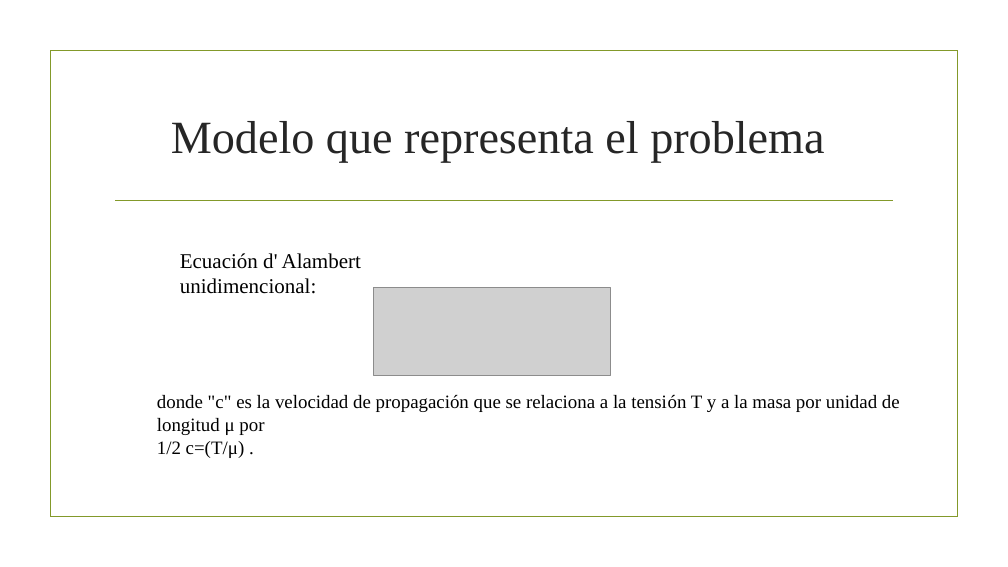
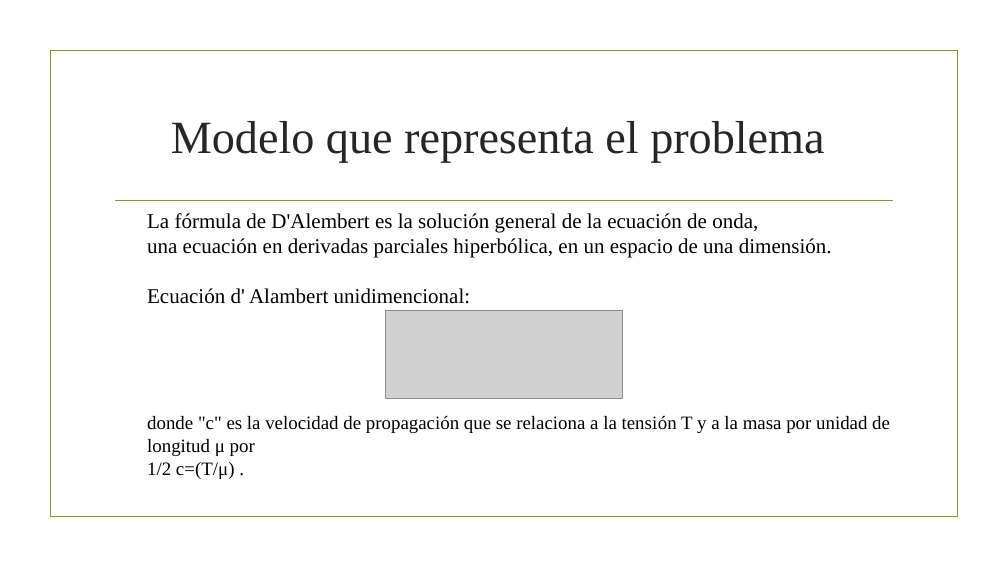
Before and after one commit to anarodriguezrod/Proyecto2SM, a slide deck: slide 5 of Presentación1.pptx. Drawn at 1008x567 pixels with LibreOffice and Linux fonts; fonts in the diff are those of the drawing; grey boxes stand for pictures; background and template pictures are left out. Boxes give left, top, right and bottom in pixels: in the first picture for what was removed or moved away, otherwise in the second. Text is boxed around its words. In the diff, an @@ line names an element or a change of style, - is before the commit and + after.

```diff
--- a/Presentación1.pptx
+++ b/Presentación1.pptx
@@ text "La fórmula de D'Alembert es ...": place and size @@
-text "La fórmula de D'Alembert es ..." at (180,253,361,294)
+text "La fórmula de D'Alembert es ..." at (147,213,832,304)
@@ text at (147,213,832,258): paragraph added @@
+La fórmula de D'Alembert es la solución general de la ecuación de onda, una ecuación en derivadas parciales hiperbólica, en un espacio de una dimensión.
@@ picture: place and size @@
-picture at (374,287,609,376)
+picture at (386,310,622,399)
@@ text "donde "c" es la velocidad ...": place and size @@
-text "donde "c" es la velocidad ..." at (157,395,900,458)
+text "donde "c" es la velocidad ..." at (147,416,890,479)
```
Also in this commit, not shown: 2 slides added.
